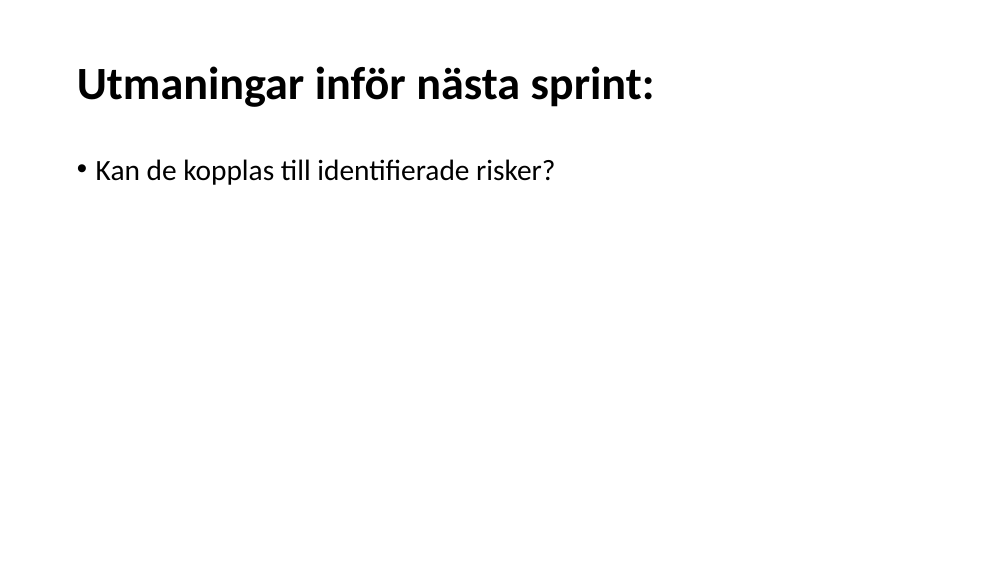
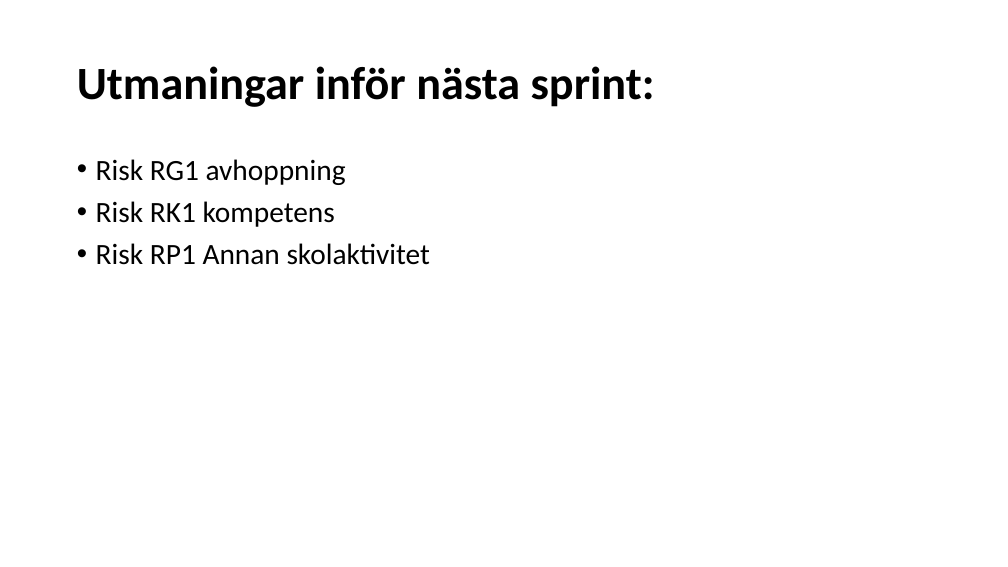
Before and after one commit to natbjo93/agilis, a slide deck: slide 8 of RS3.pptx. Drawn at 1008x567 pixels with LibreOffice and Linux fonts; fonts in the diff are those of the drawing. Boxes give left, top, right and bottom in pixels: in the first picture for what was removed or moved away, otherwise in the second. Text is boxed around its words. In the diff, an @@ line names an element or a change of style, - is before the commit and + after.

Commit message:
slide inför RS3

```diff
--- a/RS3.pptx
+++ b/RS3.pptx
@@ text at (96,159,431,265): text changed @@
-• Kan de kopplas till identifierade risker?
+• Risk RG1 avhoppning
+• Risk RK1 kompetens
+• Risk RP1 Annan skolaktivitet
```
Also in this commit, not shown: 6 other slides changed.
